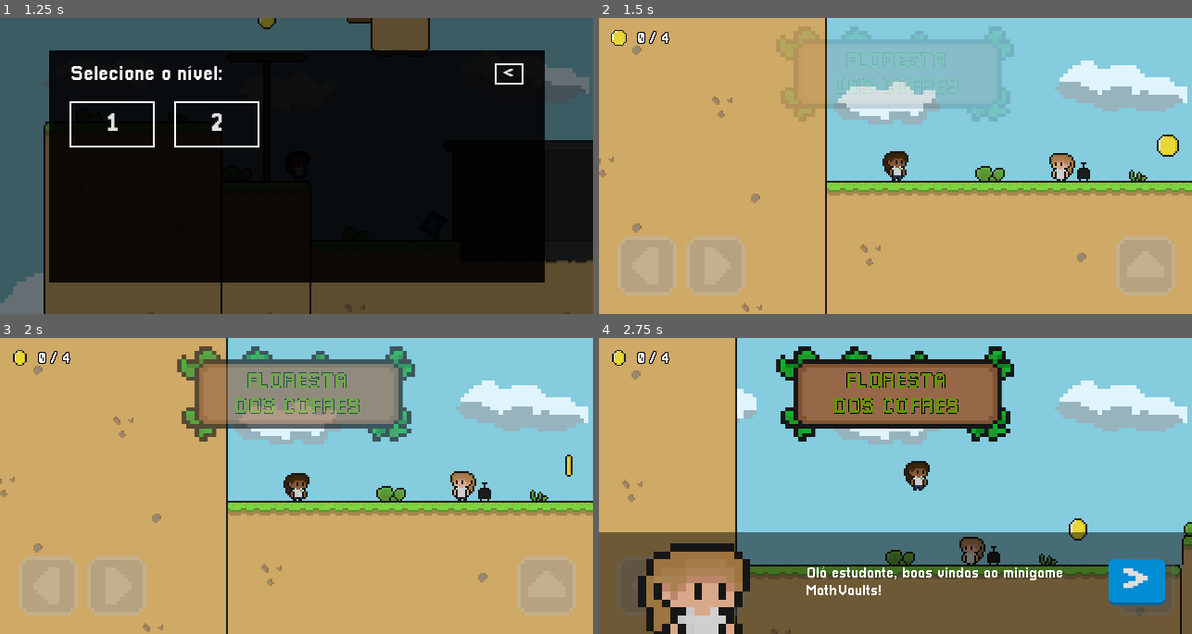
Above: before the commit, frames 1-4 (two rows, left to right).
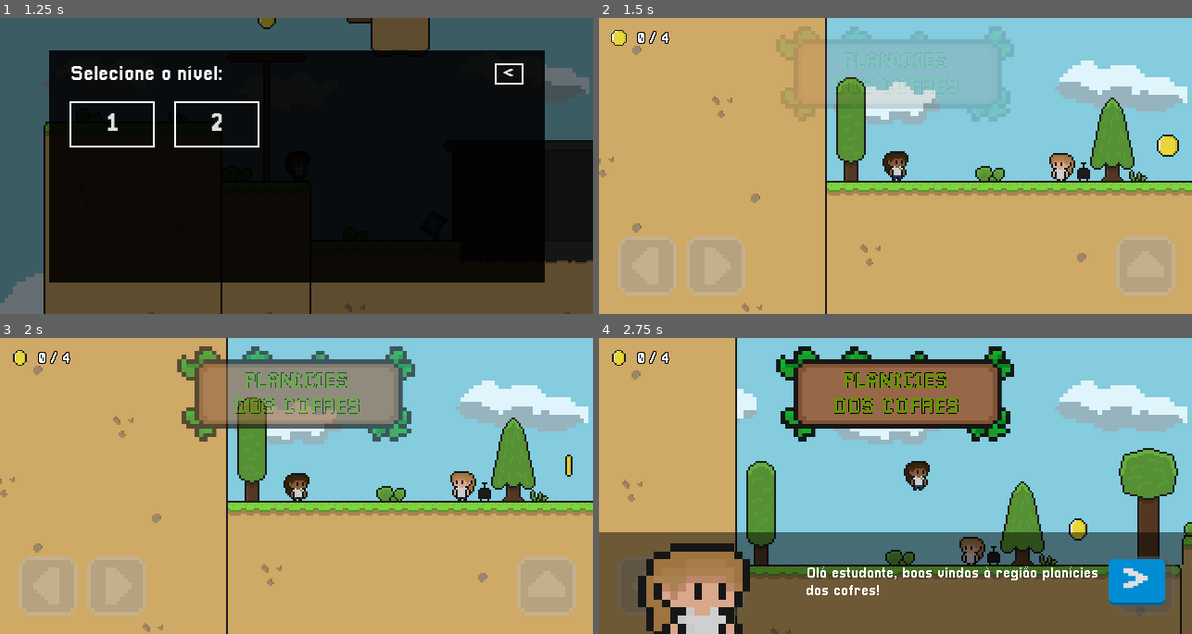
Above: after the commit, the same moments.

Repository: DanilloPitta/MathMinigames
Game: Godot game, scene res://src/Menu/menu.tscn
The game is run twice, just before and just after one commit, with the same random seed, the same clock (stepped at 60 frames per second) and the same inputs.
Inputs (mouse positions are in pixels of both pictures, inside the frame that each line leads up to):
- Up to frame 1 (1.25 s): click "JOGAR" at 0.5 s
- Up to frame 2 (1.5 s): click "1" at 1.25 s
- Up to frame 3 (2 s): no input
- Up to frame 4 (2.75 s): move the mouse to (1025, 471) at 2.02 s; hold Right (ui_right) from 2.03 s (still down); click (1025, 471) at 2.17 s; tap W (jump) at 2.27 s

Frame 1 is identical in both runs. In frame 2, 2.9% of the frame differs, in the area x 40-91%, y 20-55%; in frame 3, 3.4%; in frame 4, 6.1%, in the area x 24-98%, y 11-87%.

Commit message:
Alteração da plate e adicionar arvores na fase 1

Diff:
--- a/src/Levels/level_1.tscn
+++ b/src/Levels/level_1.tscn
@@ -23,6 +23,9 @@
 [ext_resource type="PackedScene" uid="uid://q64y8u5hm47q" path="res://src/Scenes/level_door.tscn" id="18_hugs4"]
 [ext_resource type="PackedScene" uid="uid://ce7uuxjv8vny4" path="res://src/Scenes/key.tscn" id="19_fcxvb"]
 [ext_resource type="PackedScene" uid="uid://smrpvji4nxa1" path="res://src/Scenes/angela_talk.tscn" id="22_278rb"]
+[ext_resource type="Texture2D" uid="uid://b4e0y5wawctkw" path="res://src/Assets/Sprites/ScenaryObjects/Vegetation/tree_1.png" id="24_ocy2w"]
+[ext_resource type="Texture2D" uid="uid://rmermbg01tn8" path="res://src/Assets/Sprites/ScenaryObjects/Vegetation/tree_2.png" id="25_oipvs"]
+[ext_resource type="Texture2D" uid="uid://bbupnrh1wvr46" path="res://src/Assets/Sprites/ScenaryObjects/Vegetation/tree_3.png" id="26_gw8jp"]
 
 [sub_resource type="TileSetAtlasSource" id="TileSetAtlasSource_tobp1"]
 texture = ExtResource("1_5m0jf")
@@ -241,7 +244,7 @@
 
 [node name="level_1" type="Node2D"]
 script = ExtResource("1_8qv7o")
-level_plate = "floresta_dos_cofres.png"
+level_plate = "planicies_dos_cofres.png"
 level_number = 1
 
 [node name="TileMap1" type="TileMap" parent="."]
@@ -378,4 +381,46 @@
 [node name="AngelaTalk" parent="." instance=ExtResource("22_278rb")]
 position = Vector2(127, 136)
 
+[node name="Trees" type="Node" parent="."]
+
+[node name="Tree1" type="Sprite2D" parent="Trees"]
+z_index = -1
+position = Vector2(222, 112)
+texture = ExtResource("24_ocy2w")
+
+[node name="Tree2" type="Sprite2D" parent="Trees"]
+z_index = -1
+position = Vector2(13, 112)
+texture = ExtResource("25_oipvs")
+
+[node name="Tree3" type="Sprite2D" parent="Trees"]
+z_index = -1
+position = Vector2(352, 80)
+texture = ExtResource("24_ocy2w")
+
+[node name="Tree4" type="Sprite2D" parent="Trees"]
+z_index = -1
+position = Vector2(464, 64)
+texture = ExtResource("26_gw8jp")
+
+[node name="Tree5" type="Sprite2D" parent="Trees"]
+z_index = -1
+position = Vector2(589, 208)
+texture = ExtResource("26_gw8jp")
+
+[node name="Tree6" type="Sprite2D" parent="Trees"]
+z_index = -1
+position = Vector2(422, 176)
+texture = ExtResource("25_oipvs")
+
+[node name="Tree7" type="Sprite2D" parent="Trees"]
+z_index = -1
+position = Vector2(620, -80)
+texture = ExtResource("24_ocy2w")
+
+[node name="Tree8" type="Sprite2D" parent="Trees"]
+z_index = -1
+position = Vector2(154, 112)
+texture = ExtResource("26_gw8jp")
+
 [connection signal="body_entered" from="FallArea" to="FallArea" method="_on_body_entered"]
--- a/src/Scenes/level_plate.tscn
+++ b/src/Scenes/level_plate.tscn
@@ -1,7 +1,7 @@
 [gd_scene load_steps=7 format=3 uid="uid://diph20w4arysg"]
 
 [ext_resource type="Script" path="res://src/Scripts/level_plate.gd" id="1_g18dh"]
-[ext_resource type="Texture2D" uid="uid://bbu7y0ngn2j6u" path="res://src/Assets/Hud/Levels_Plates/floresta_dos_cofres.png" id="2_l2c4r"]
+[ext_resource type="Texture2D" uid="uid://bbu7y0ngn2j6u" path="res://src/Assets/Hud/Levels_Plates/planicies_dos_cofres.png" id="2_052y6"]
 
 [sub_resource type="Animation" id="Animation_x45gs"]
 length = 0.001
@@ -90,7 +90,7 @@
 offset_bottom = 51.5001
 grow_horizontal = 2
 grow_vertical = 2
-texture = ExtResource("2_l2c4r")
+texture = ExtResource("2_052y6")
 expand_mode = 1
 stretch_mode = 5
 
--- a/src/Scripts/angela_talk_ui.gd
+++ b/src/Scripts/angela_talk_ui.gd
@@ -3,8 +3,8 @@
 var current_text_idx = 0
 
 var texts = [
-	{ "text": "Olá estudante, boas vindas ao minigame MathVaults!", "cam_x": 0, "cam_y": 0 },
-	{ "text": "Você deve coletar as incógnitas perdidas pelo mapa", "cam_x": 500, "cam_y": 65 },
+	{ "text": "Olá estudante, boas vindas à região planícies dos cofres!", "cam_x": 0, "cam_y": 0 },
+	{ "text": "Seu objetivo aqui é coletar as incógnitas perdidas pelo mapa", "cam_x": 500, "cam_y": 65 },
 	{ "text": "Depois resolva o problema proposto no display do cofre", "cam_x": 450, "cam_y": -60 },
 	{ "text": "Isso vai liberar o cofre que contem sua recompensa", "cam_x": 450, "cam_y": -60 },
 	{ "text": "Resolva os cofres até encontrar a chave para passar a fase", "cam_x": 500, "cam_y": -60 },
Binary file removed: src/Assets/Hud/Levels_Plates/floresta_dos_cofres.png
Binary file added: src/Assets/Hud/Levels_Plates/planicies_dos_cofres.png
Not shown, changed: src/Assets/Hud/Levels_Plates/planicies_dos_cofres.png.import
Binary file added: src/Assets/Sprites/ScenaryObjects/Vegetation/tree_1.png
Not shown, added: src/Assets/Sprites/ScenaryObjects/Vegetation/tree_1.png.import
Binary file added: src/Assets/Sprites/ScenaryObjects/Vegetation/tree_2.png
Not shown, added: src/Assets/Sprites/ScenaryObjects/Vegetation/tree_2.png.import
Binary file added: src/Assets/Sprites/ScenaryObjects/Vegetation/tree_3.png
Not shown, added: src/Assets/Sprites/ScenaryObjects/Vegetation/tree_3.png.import
Not shown: 1 places in src/Levels/level_1.tscn that only renumber resources
